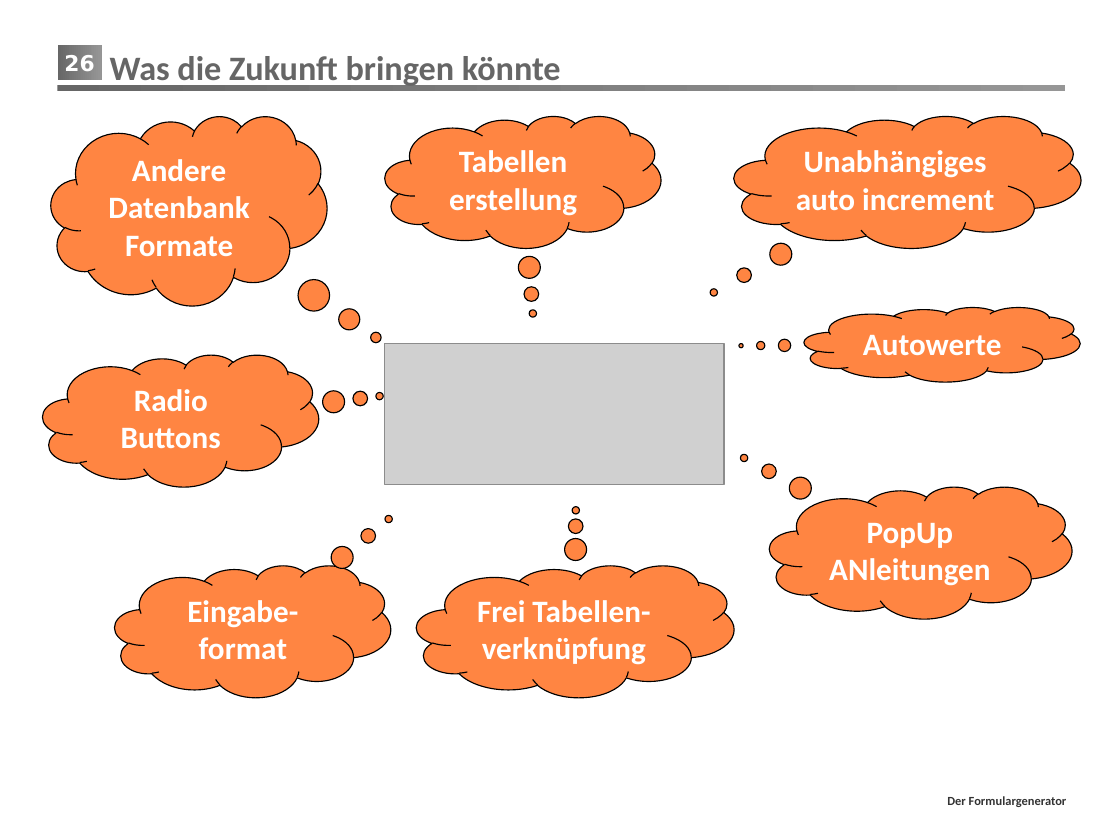
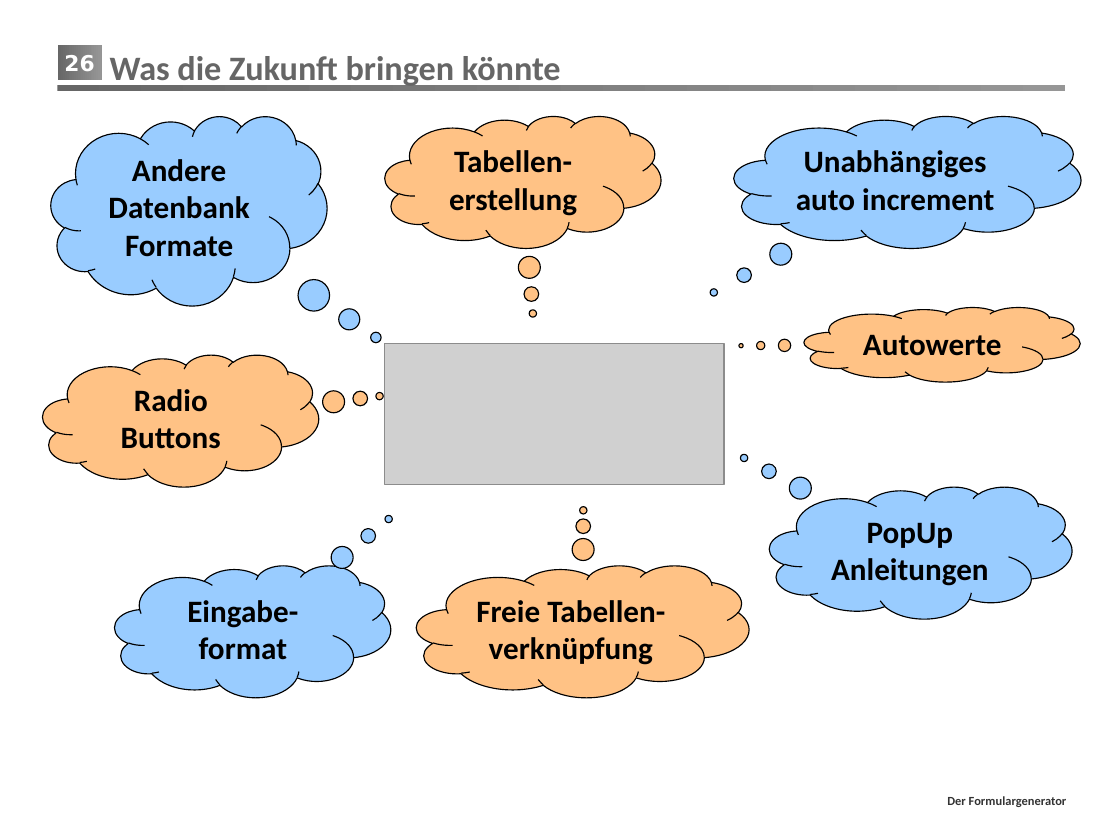
Before and after one commit to mrmorden74/formgen, a slide deck: slide 26 of Präsentation/FormGen.pptx. Drawn at 1120x840 pixels with LibreOffice and Linux fonts; fonts in the diff are those of the drawing; grey boxes stand for pictures; background and template pictures are left out. Boxes give left, top, right and bottom in pixels: in the first picture for what was removed or moved away, otherwise in the second. Text is boxed around its words. In the diff, an @@ line names an element or a change of style, - is before the commit and + after.

```diff
--- a/Präsentation/FormGen.pptx
+++ b/Präsentation/FormGen.pptx
@@ thought cloud "Tabellen- erstellung" at box(385, 116, 661, 249): fill #FF8542 to #FFC285 @@
@@ text in thought cloud at box(449, 150, 577, 216): text changed; text colour #FFFFFF to #000000 @@
-Tabellen erstellung
+Tabellen- erstellung
@@ thought cloud "Autowerte" at box(804, 307, 1080, 382): text colour #FFFFFF to #000000; fill #FF8542 to #FFC285 @@
@@ thought cloud "Radio Buttons" at box(43, 355, 318, 487): text colour #FFFFFF to #000000; fill #FF8542 to #FFC285 @@
@@ thought cloud "PopUp Anleitungen" at box(769, 487, 1072, 619): fill #FF8542 to #99CCFF @@
@@ text in thought cloud at box(831, 522, 989, 586): text changed; text colour #FFFFFF to #000000 @@
-PopUp ANleitungen
+PopUp Anleitungen
@@ text colour #FFFFFF to #000000; fill #FF8542 to #99CCFF in 3 elements at box(52, 116, 327, 306), box(734, 116, 1081, 249), box(114, 566, 390, 698) @@
@@ thought cloud "Freie Tabellen- verknüpfung" at box(417, 566, 749, 698): fill #FF8542 to #FFC285 @@
@@ thought cloud "Freie Tabellen- verknüpfung": place and size @@
-thought cloud "Freie Tabellen- verknüpfung" at box(417, 566, 735, 698)
+thought cloud "Freie Tabellen- verknüpfung" at box(417, 566, 749, 698)
@@ text in thought cloud at box(476, 600, 665, 665): text changed; text colour #FFFFFF to #000000 @@
-Frei Tabellen- verknüpfung
+Freie Tabellen- verknüpfung
```
Also in this commit, not shown: 9 other slides changed, 3 slides removed, 1 other file.
